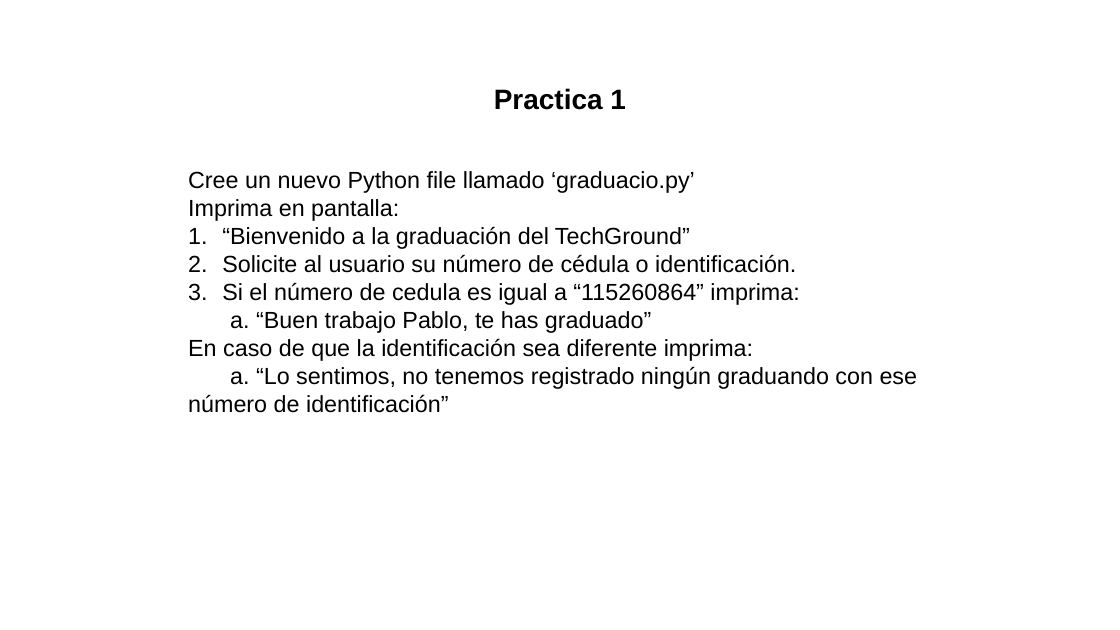
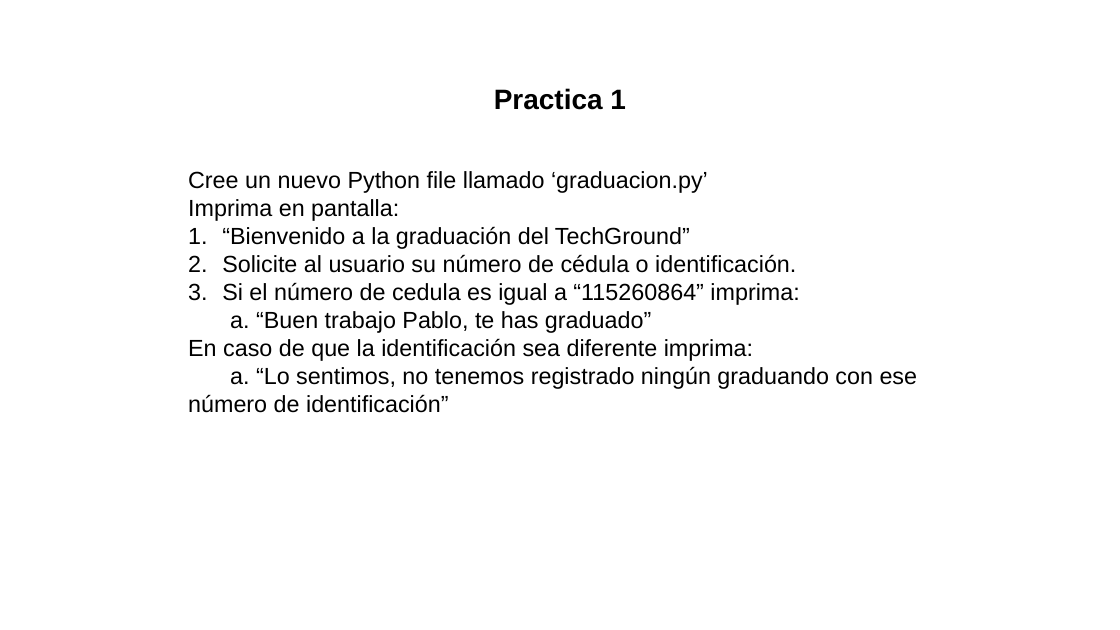
Before and after one commit to asanchez19/intro-progra-q2, a slide deck: slide 7 of 20210531_clase5/funciones_diccionarios.pptx. Drawn at 1120x630 pixels with LibreOffice and Linux fonts; fonts in the diff are those of the drawing; background and template pictures are left out. Boxes give left, top, right and bottom in pixels: in the first picture for what was removed or moved away, otherwise in the second. Text is boxed around its words. In the diff, an @@ line names an element or a change of style, - is before the commit and + after.

```diff
--- a/20210531_clase5/funciones_diccionarios.pptx
+++ b/20210531_clase5/funciones_diccionarios.pptx
@@ text at box(188, 171, 708, 193): text changed @@
-Cree un nuevo Python file llamado ‘graduacio.py’
+Cree un nuevo Python file llamado ‘graduacion.py’
```
Also in this commit, not shown: 2 other slides changed, 23 other files.
